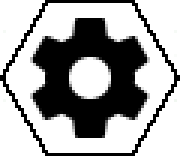
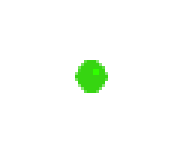
Layers edited between the first and the second 180×156 image:
added layer "Move" above "Selected" over (75, 60, 108, 93)
hid "Settings" over (30, 18, 150, 138)
hid "Border" over (0, 0, 180, 156)
hid "White" over (0, 0, 180, 156)
